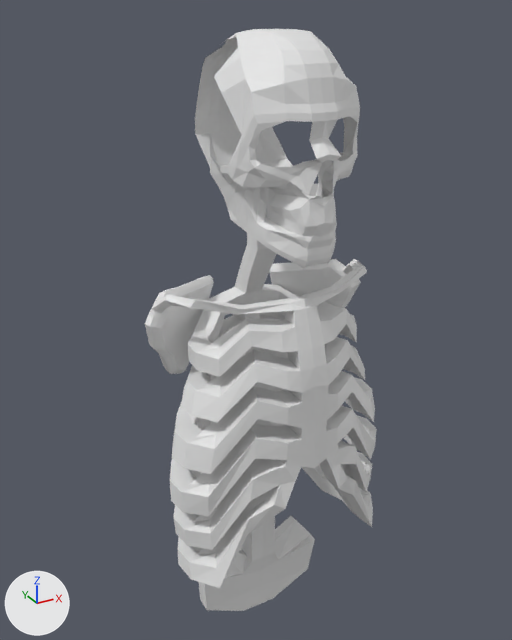
The Blender file Skeleton/realistic_skeleton.blend, before and after one commit.
Camera for both pictures: a 50 mm lens placed at (-21.9, -40.0, 40.1), pointed at (-0.2, -0.5, 20.4). The axes (+X, +Y, +Z) are drawn at lower left. The lights are the same throughout.
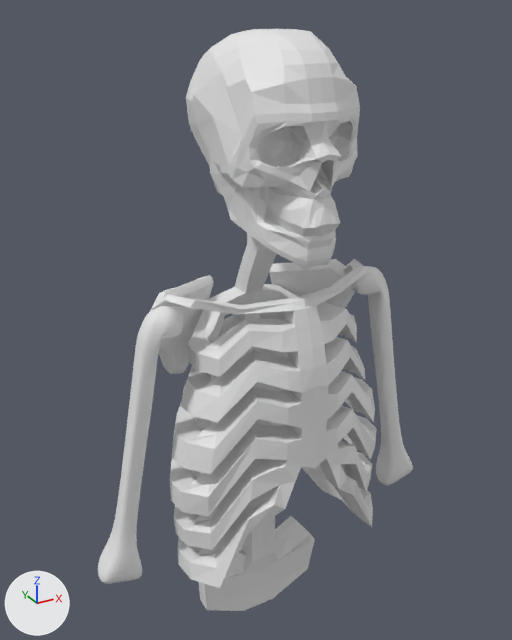
Boxes [x1, y1, x2, y2] around the edits, measured in the pictures (512 x 640 px):
'Cube.001', reshaped: before [145, 29, 377, 611]; after [150, 29, 377, 611]
'Cube', added: after [98, 266, 413, 584]
part 1 of me_cube_003, built on: before [214, 30, 344, 270]; after [186, 30, 357, 270]

The change, as a diff of the scene's bpy script:
```diff
--- a/Skeleton/realistic_skeleton.blend.py
+++ b/Skeleton/realistic_skeleton.blend.py
@@ me_cube_003 @@
 # used by ob_cube_001; location = (0.0, 0.0, 0.0)
-me_cube_003.from_pydata(...)  # 856 vertices, 786 faces, 11 loose edges; spans x 0.0..8.3, y -8.4..3.4, z -5.7..39.0
+me_cube_003.from_pydata(...)  # 930 vertices, 912 faces, 11 loose edges; spans x 0.0..8.3, y -8.4..3.4, z -5.7..39.0
+# me_cube_003 part 1
+# 14 vertices are removed from x 0.5..3.8, y -8.0..0.4, z 26.4..38.5
+# 32 faces are deleted
+# 3 vertices in x 1.4..1.7, y -6.8..-5.6, z 29.1..29.4 move by (0.2, -0.2, 0.0)
+# 7 vertices move from x 0.0..3.9, y -8.2..-3.3, z 29.0..35.8 to x 0.0..3.7, y -8.4..-3.8, z 28.9..36.2
+# 88 vertices are added at x 0.0..4.5, y -8.3..1.1, z 26.6..38.7
+# 158 new faces join them
@@ me_cube_001 @@
+me_cube_001.from_pydata(...)  # 68 vertices, 66 faces; spans x 6.4..13.9, y -3.7..-1.2, z 3.3..23.8
@@ ob_cube @@
+ob_cube = bpy.data.objects.new('Cube', me_cube_001)
+ob_cube.location = (0.0, 0.0, 0.0)
+_m = ob_cube.modifiers.new('Mirror', 'MIRROR')
+_m = ob_cube.modifiers.new('Subsurf', 'SUBSURF')
```
